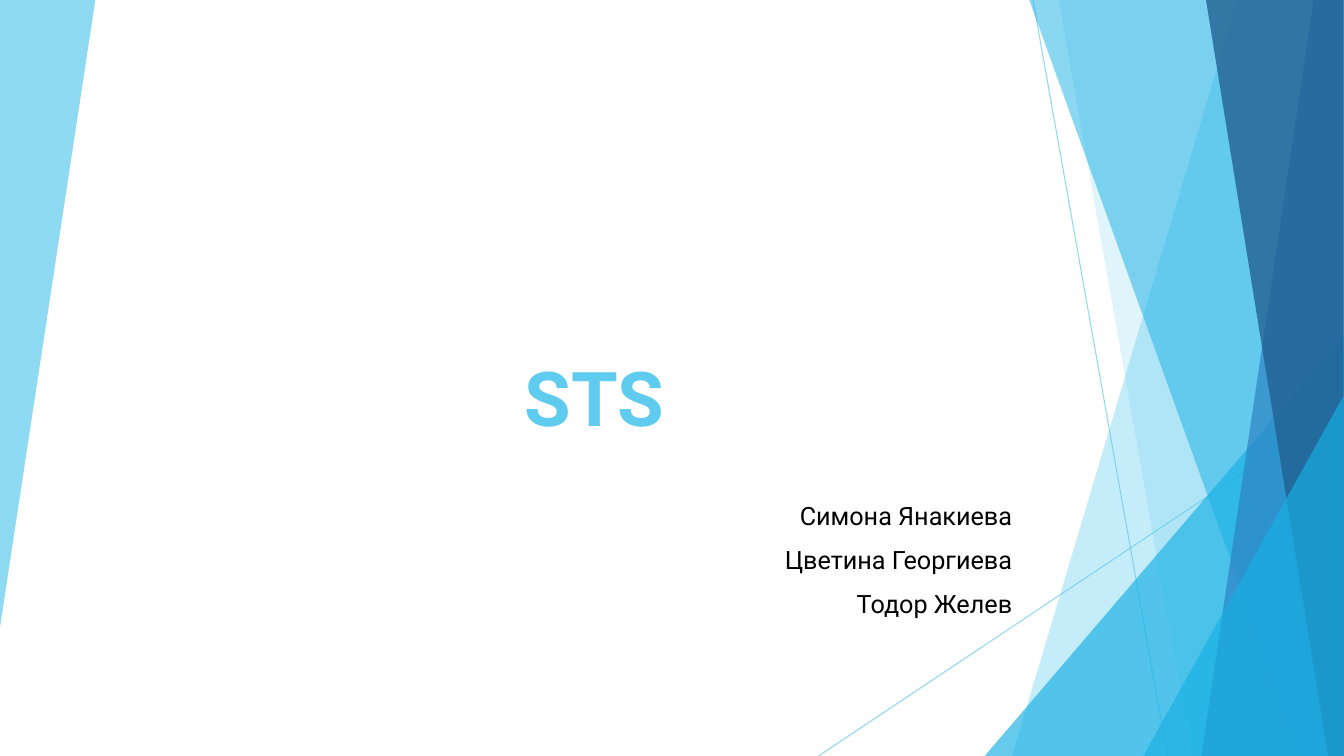
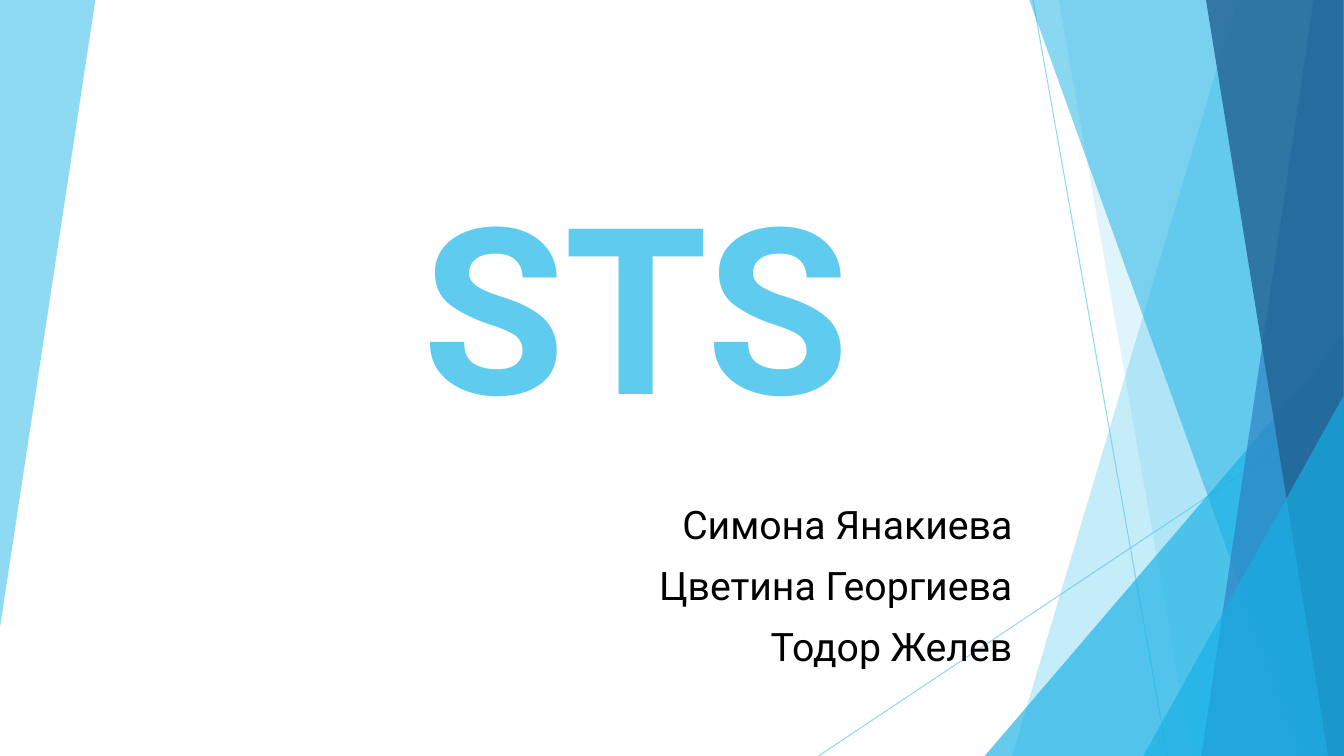
Before and after one commit to todorzhelev/STS, a slide deck: slide 1 of presentation/PresentationFinal.pptx. Drawn at 1344x756 pixels with LibreOffice and Linux fonts; fonts in the diff are those of the drawing. Boxes give left, top, right and bottom in pixels: in the first picture for what was removed or moved away, otherwise in the second. Text is boxed around its words. In the diff, an @@ line names an element or a change of style, - is before the commit and + after.

```diff
--- a/presentation/PresentationFinal.pptx
+++ b/presentation/PresentationFinal.pptx
@@ title "STS" at (x1=422, y1=226, x2=849, y2=397): size 54 to 166 pt @@
@@ subtitle "Симона Янакиева" at (x1=659, y1=510, x2=1013, y2=671): size 18 to 28 pt @@
```
Also in this commit, not shown: 11 other slides changed.
